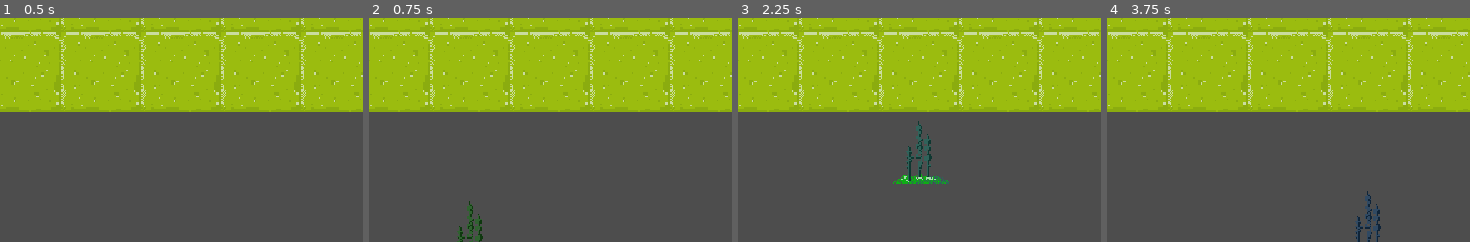
Above: before the commit, frames 1-4 (left to right).
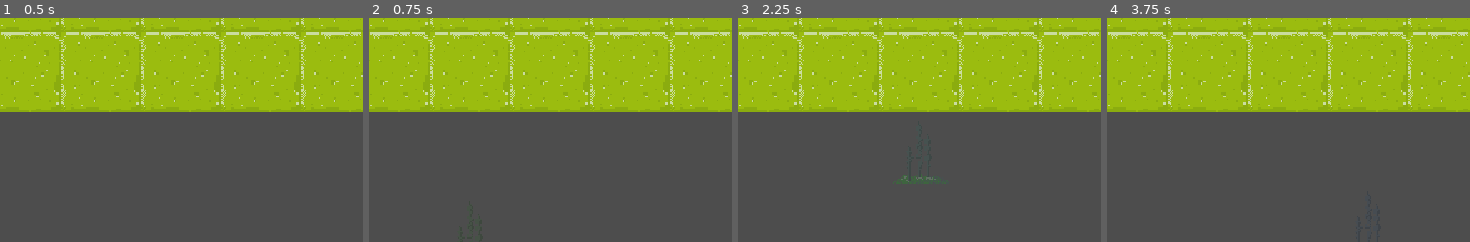
Above: after the commit, the same moments.

Repository: schnuet/ld-54-space-garden
Game: Godot game, scene res://scenes/MainScene.tscn
Two runs of this game, one before a commit and one after it. Both use one fixed random seed, a clock stepped at 60 frames per second and the inputs below.
Inputs (mouse positions are % of the whole screen's width and height, from its top left):
- Up to frame 1 (0.5 s): no input
- Up to frame 2 (0.75 s): tap Enter at 0.5 s; move the mouse to (26, 91) at 0.52 s; click (26, 91) at 0.67 s
- Up to frame 3 (2.25 s): tap Space at 1.25 s; move the mouse to (28, 98) at 1.27 s; click (28, 98) at 1.42 s; tap Enter at 2 s; move the mouse to (39, 91) at 2.02 s; click (39, 91) at 2.17 s
- Up to frame 4 (3.75 s): tap Space at 2.75 s; move the mouse to (33, 71) at 2.77 s; click (33, 71) at 2.92 s; tap Enter at 3.5 s; move the mouse to (50, 91) at 3.52 s; click (50, 91) at 3.67 s
The pictures show only the part of the screen within x 14-64%, y 50-100%; the shares and areas given below are measured in that part.

Frame 1 is identical in both runs. In frame 2, 0.2% of the frame differs, in the area x 24-32%, y 81-100%; in frame 3, 0.6%, in the area x 42-58%, y 45-75%; in frame 4, 0.2%.

Commit message:
toni kann jetzt debuffen wenn er stirbt

Diff:
--- a/scenes/Plant/Plant.gd
+++ b/scenes/Plant/Plant.gd
@@ -74,8 +74,8 @@
 
 func harvest():
 	print("DELETE ", type);
-	if growth_state == GrowthState.dead:
-		queue_free();
+	#if growth_state == GrowthState.dead:
+	queue_free();
 
 func buff():
 	print("BUFF ", type);
@@ -164,5 +164,5 @@
 func _handle_click(mouse_position: Vector2):
 	print("plant click ", self);
 
-	if growth_state == GrowthState.dead:
-		harvest();
+	#if growth_state == GrowthState.dead:
+	harvest();
--- a/scenes/PlantMap/PlantMap.tscn
+++ b/scenes/PlantMap/PlantMap.tscn
@@ -168,6 +168,8 @@
 
 [node name="BuildCursor" type="Node2D" parent="."]
 visible = false
+modulate = Color(1, 1, 1, 0.243137)
+self_modulate = Color(1, 1, 1, 0.443137)
 
 [node name="ColorRect" type="ColorRect" parent="BuildCursor"]
 offset_right = 60.0
